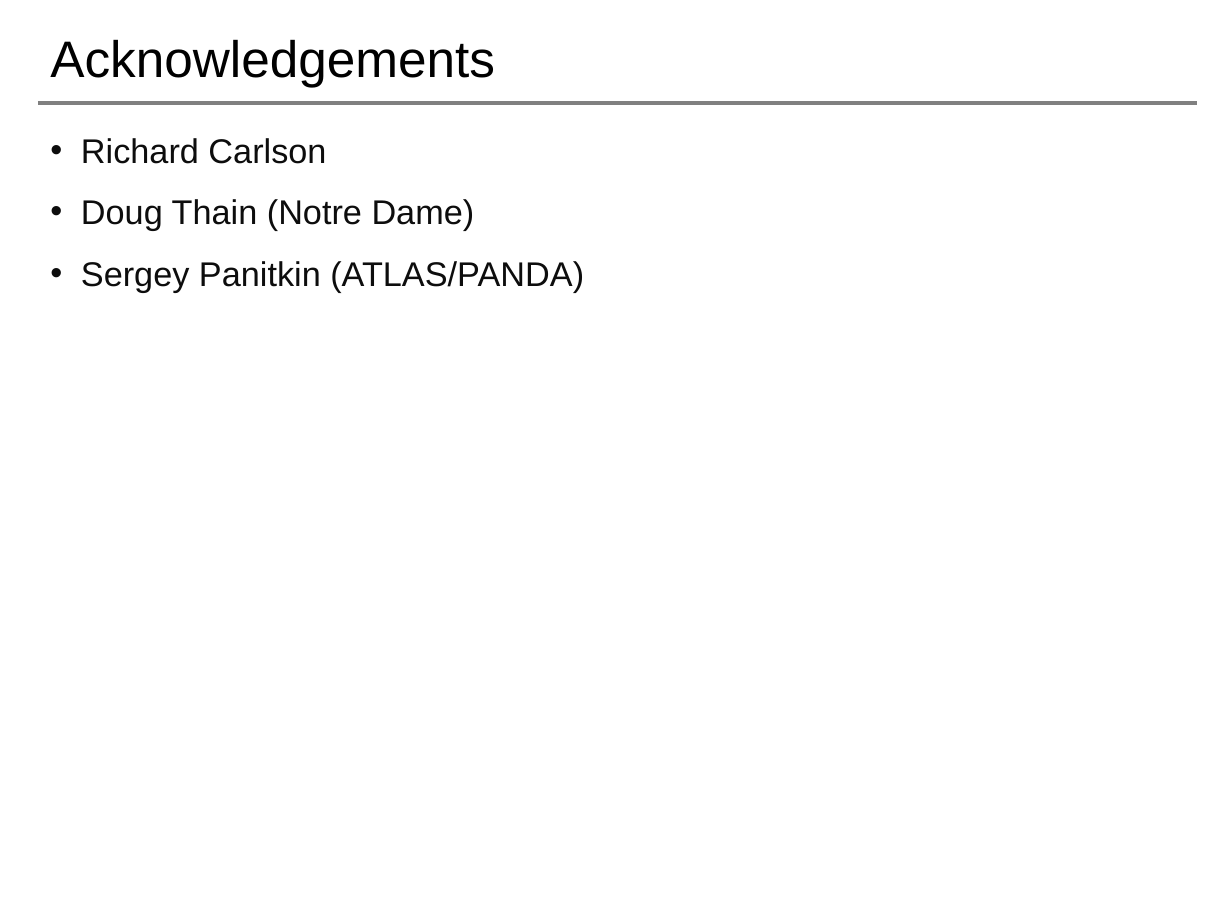
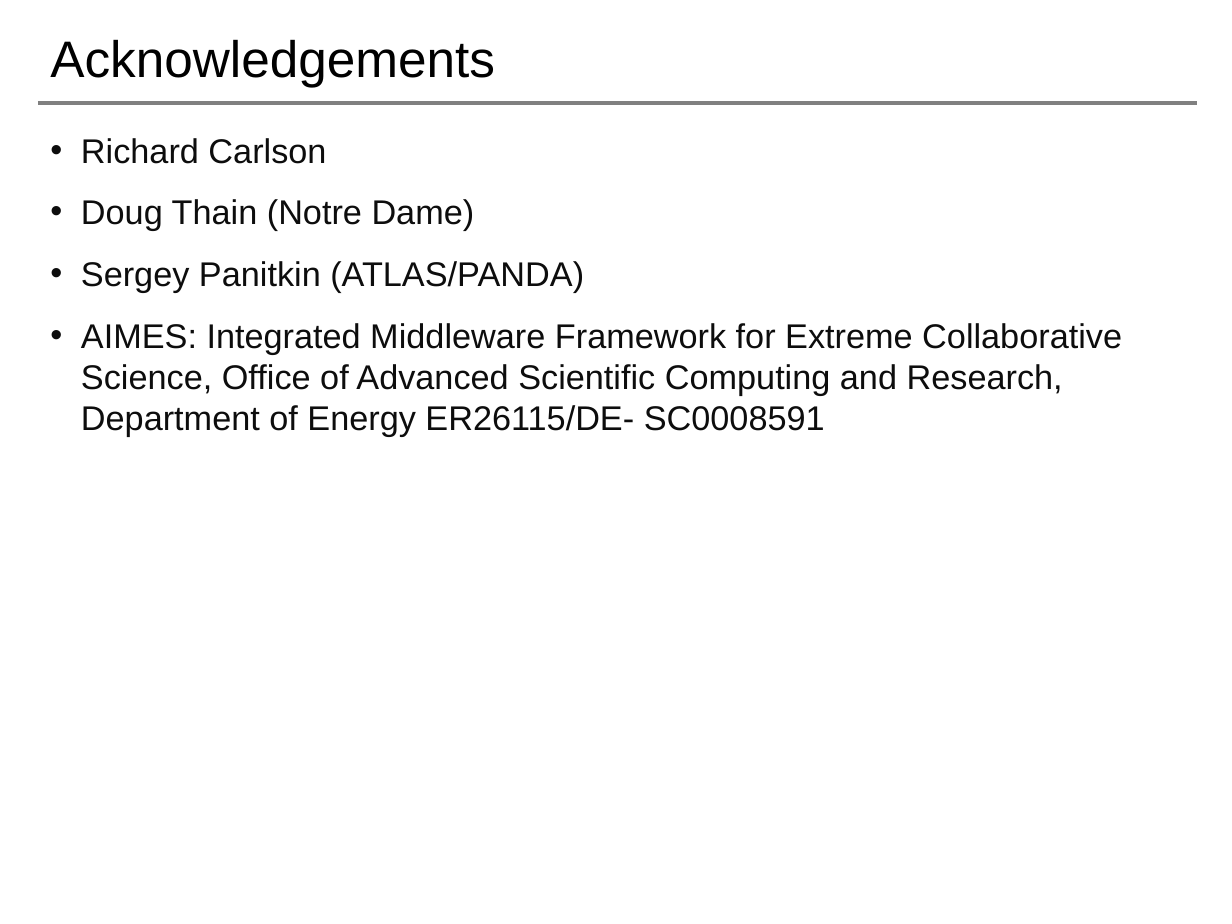
Before and after one commit to saga-project/NGMW, a slide deck: slide 25 of presentations/radical-modsim.pptx (slide 23 before the commit). Drawn at 1232x924 pixels with LibreOffice and Linux fonts; fonts in the diff are those of the drawing; background and template pictures are left out. Boxes give left, top, right and bottom in pixels: in the first picture for what was removed or moved away, otherwise in the second. Text is boxed around its words. In the diff, an @@ line names an element or a change of style, - is before the commit and + after.

```diff
--- a/presentations/radical-modsim.pptx
+++ b/presentations/radical-modsim.pptx
@@ text at [81,323,1122,436]: paragraph added @@
+• AIMES: Integrated Middleware Framework for Extreme Collaborative Science, Office of Advanced Scientific Computing and Research, Department of Energy ER26115/DE- SC0008591
```
Also in this commit, not shown: 5 other slides changed, 5 slides added, 1 slide removed, 1 other file.
